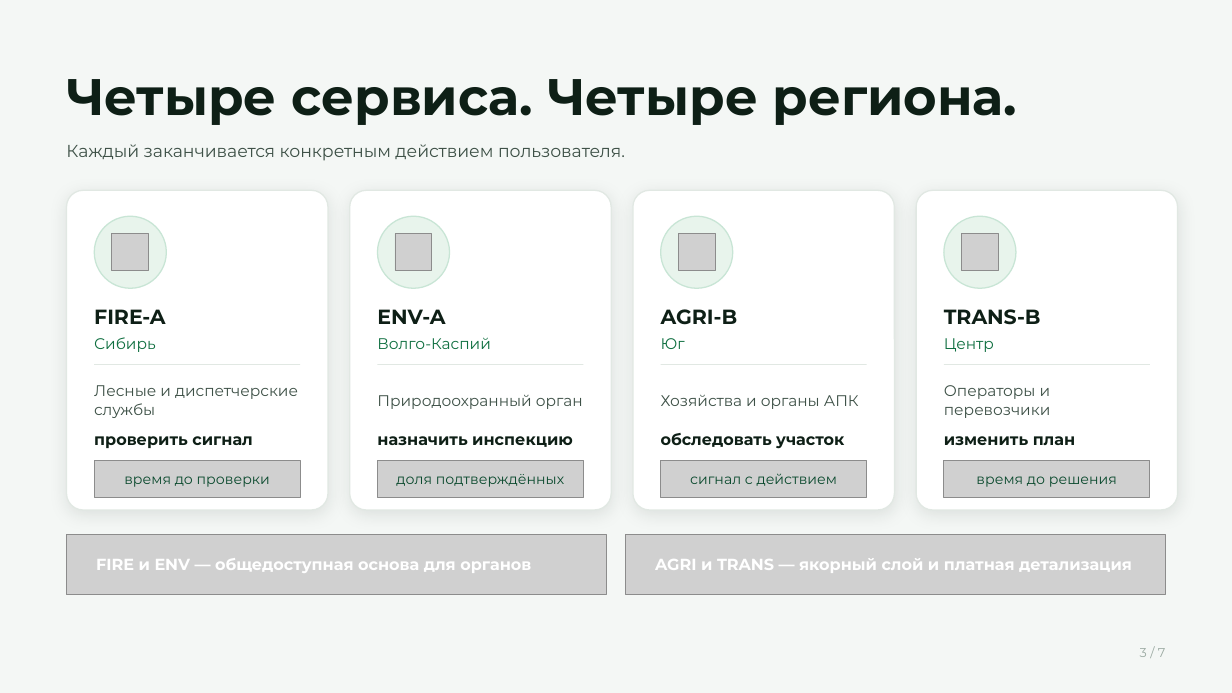
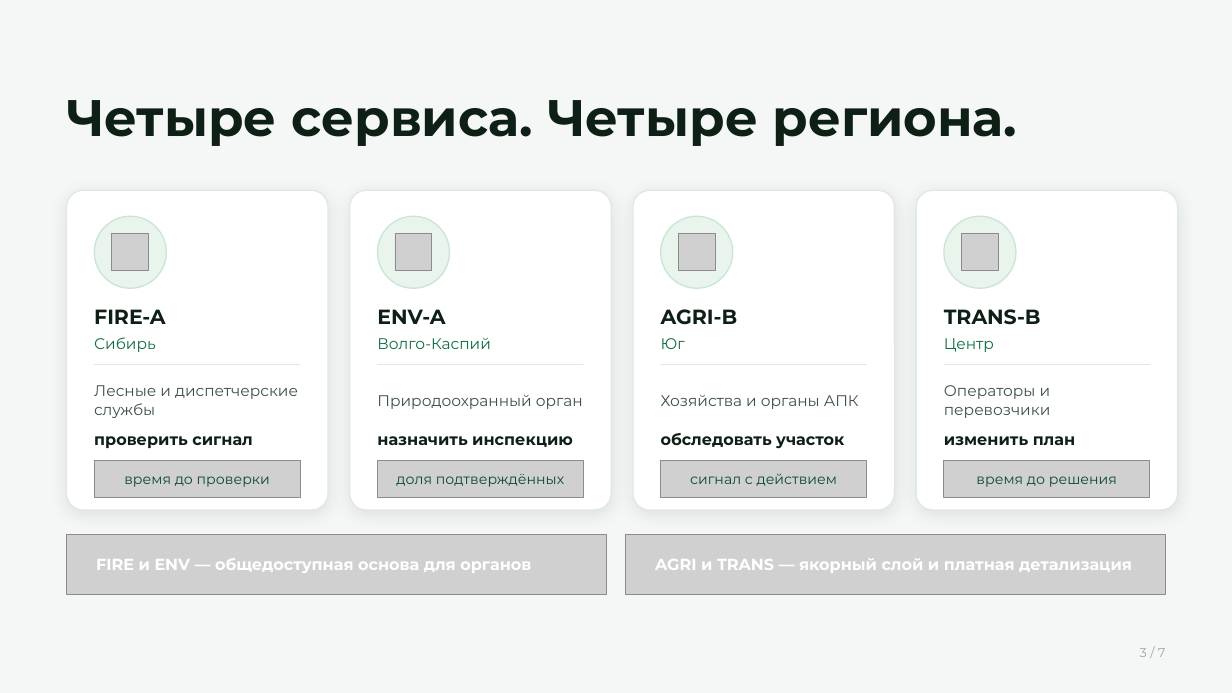
Before and after one commit to pmixay/hackathon-1109, a slide deck: slide 3 of docs/presentation/kosmo-deck.pptx. Drawn at 1232x693 pixels with LibreOffice and Linux fonts; fonts in the diff are those of the drawing; grey boxes stand for pictures. Boxes give left, top, right and bottom in pixels: in the first picture for what was removed or moved away, otherwise in the second. Text is boxed around its words. In the diff, an @@ line names an element or a change of style, - is before the commit and + after.

```diff
--- a/docs/presentation/kosmo-deck.pptx
+++ b/docs/presentation/kosmo-deck.pptx
@@ text "Четыре сервиса. Четыре региона." moved from (x1=66, y1=79, x2=1018, y2=125) to (x1=66, y1=100, x2=1018, y2=146) @@
@@ text removed at (x1=66, y1=144, x2=625, y2=161) @@
-Каждый заканчивается конкретным действием пользователя.
```
Also in this commit, not shown: 10 other slides changed, 15 other files.
